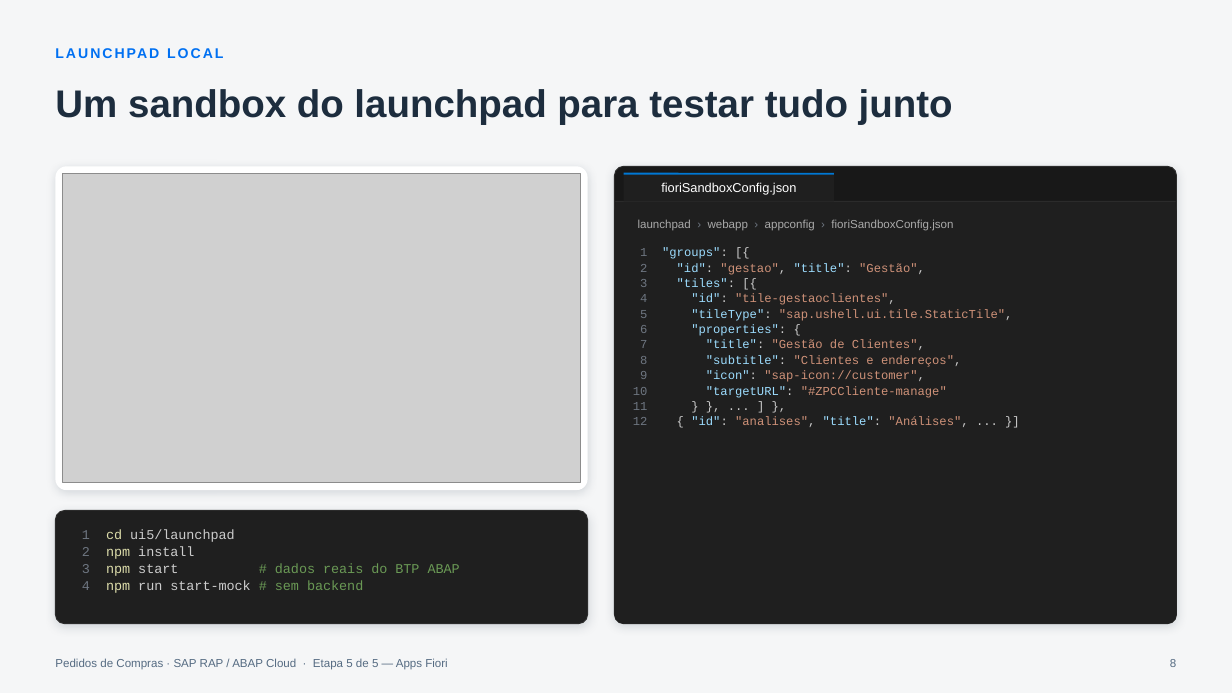
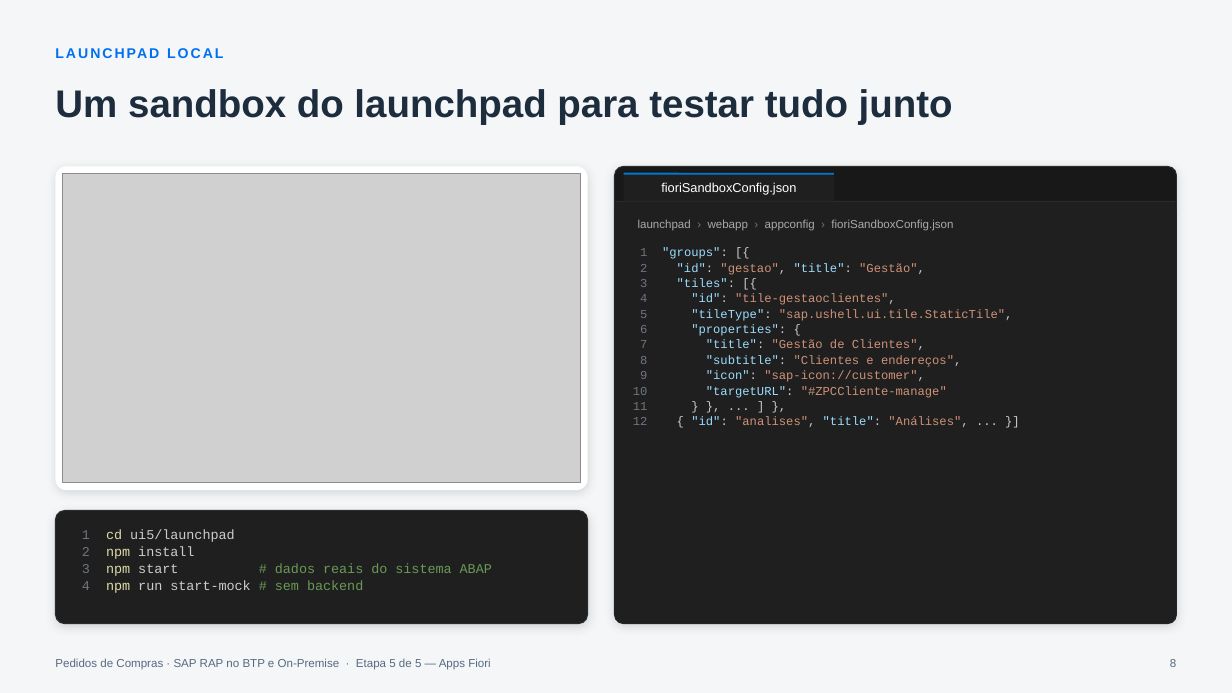
Before and after one commit to AdrianoBispo/sap-abap-rap-pedidos-de-compras-app, a slide deck: slide 8 of docs/apresentacoes/05-apps-fiori.pptx. Drawn at 1232x693 pixels with LibreOffice and Linux fonts; fonts in the diff are those of the drawing; grey boxes stand for pictures. Boxes give left, top, right and bottom in pixels: in the first picture for what was removed or moved away, otherwise in the second. Text is boxed around its words. In the diff, an @@ line names an element or a change of style, - is before the commit and + after.

```diff
--- a/docs/apresentacoes/05-apps-fiori.pptx
+++ b/docs/apresentacoes/05-apps-fiori.pptx
@@ text at (106,563,492,576): text changed @@
-3 npm start # dados reais do BTP ABAP
+3 npm start # dados reais do sistema ABAP
@@ text at (55,658,490,670): text changed @@
-Pedidos de Compras · SAP RAP / ABAP Cloud · Etapa 5 de 5 — Apps Fiori
+Pedidos de Compras · SAP RAP no BTP e On-Premise · Etapa 5 de 5 — Apps Fiori
```
Also in this commit, not shown: 22 other slides changed, 4 other files.
